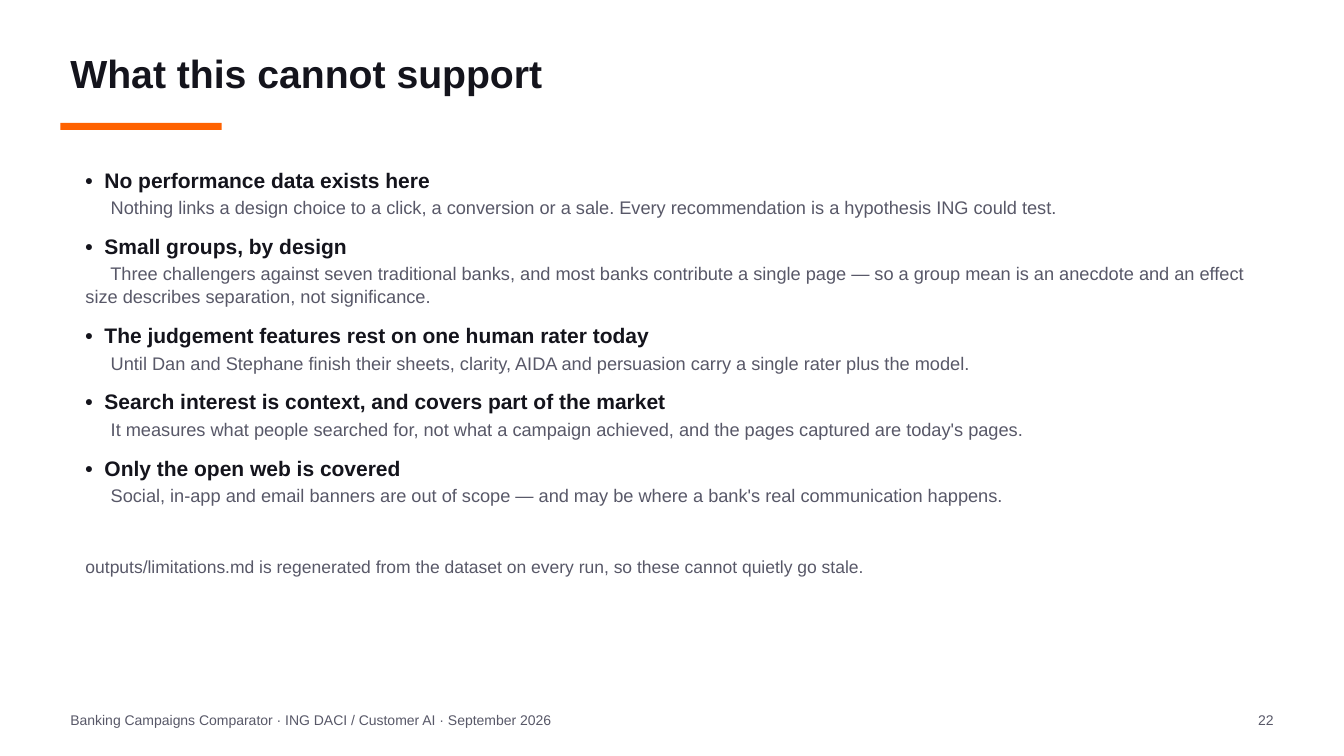
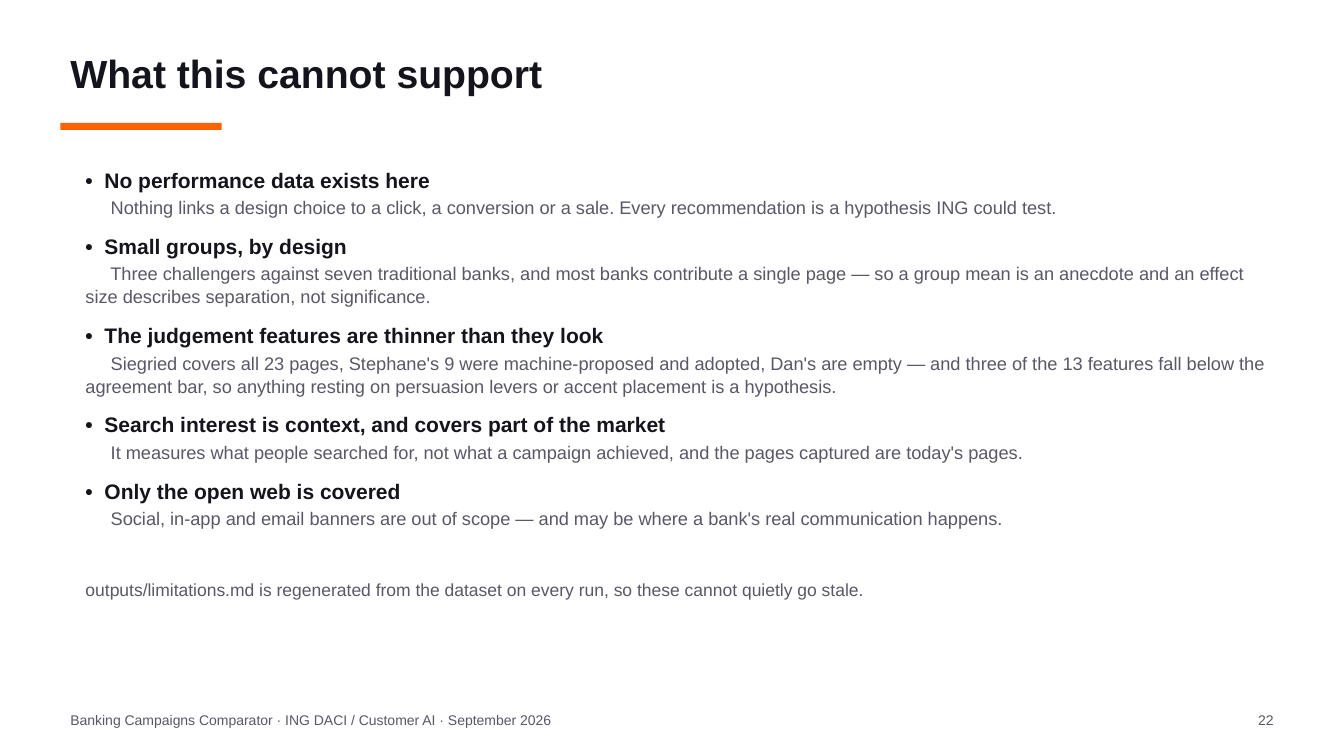
Before and after one commit to Siegried81/ing-usecase, a slide deck: slide 22 of docs/Banking_Campaigns_Comparator.pptx. Drawn at 1344x756 pixels with LibreOffice and Linux fonts; fonts in the diff are those of the drawing. Boxes give left, top, right and bottom in pixels: in the first picture for what was removed or moved away, otherwise in the second. Text is boxed around its words. In the diff, an @@ line names an element or a change of style, - is before the commit and + after.

Commit message:
docs: rebuild the presentation and video on the re-scored dataset
Slides 10, 12, 22 and 23 updated for the new consensus and agreement picture:
Stephane's 9 machine-proposed pages are stated as such, agreement is now
measurable for all 13 features with three below the module's 60% bar, ING's
score is 0.131, and the peer-gap slide now leads with figures quoted (+1.61 SD),
student targeting (+1.53) and clarity of the offer (+1.30, rubric-sourced).

The mp4 was re-narrated for those four slides and re-assembled; the four UI demo
clips were re-recorded against the regenerated report so the screenshots and
screen recordings show the current figures. 12.3 min, 28.2 MB.

```diff
--- a/docs/Banking_Campaigns_Comparator.pptx
+++ b/docs/Banking_Campaigns_Comparator.pptx
@@ text at box(85, 327, 1264, 397): text changed @@
-• The judgement features rest on one human rater today
-Until Dan and Stephane finish their sheets, clarity, AIDA and persuasion carry a single rater plus the model.
+• The judgement features are thinner than they look
+Siegried covers all 23 pages, Stephane's 9 were machine-proposed and adopted, Dan's are empty — and three of the 13 features fall below the agreement bar, so anything resting on persuasion levers or accent placement is a hypothesis.
```
Also in this commit, not shown: 3 other slides changed, 1 other file.
